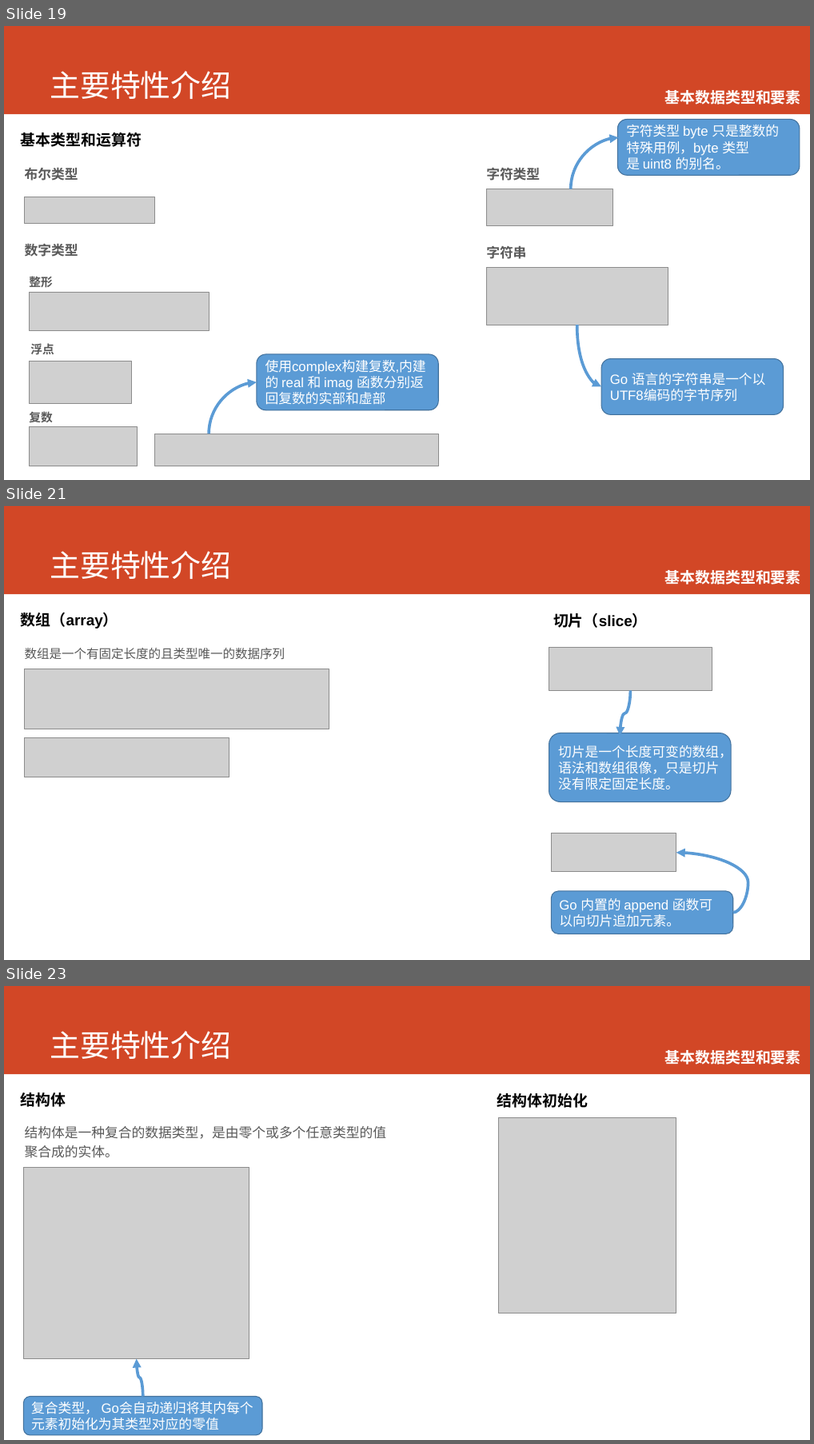
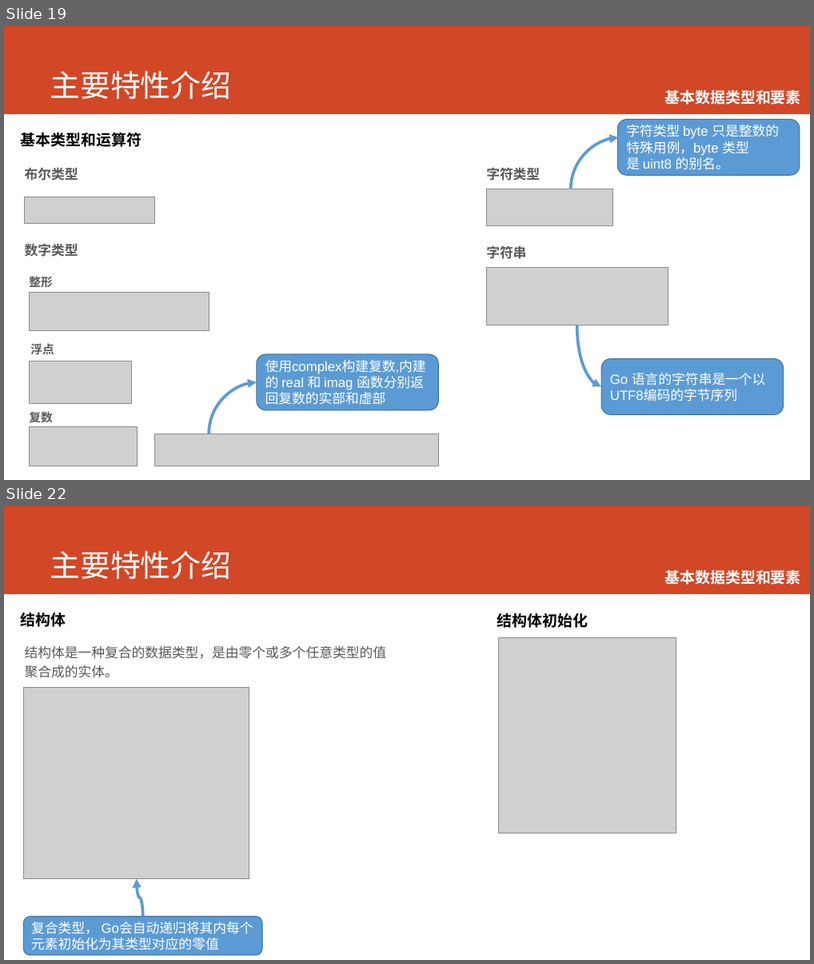
Before and after one commit to printfcoder/printfcoder, a slide deck: course/for-emc/course-for-emc.pptx. Shown one above the other, each under a label of ours: slides 19, 21 and 23 before the commit, slides 19 and 22 after it; the slides between them are not shown. The pictures are 814x1444 and 814x964 pixels, drawn with LibreOffice and Linux fonts; fonts in the diff are those of the drawing; grey boxes stand for pictures; background and template pictures are left out. Boxes give left, top, right and bottom in pixels: in the first picture for what was removed or moved away, otherwise in the second. Text is boxed around its words. In the diff, an @@ line names an element or a change of style, - is before the commit and + after.

```diff
--- a/course/for-emc/course-for-emc.pptx
+++ b/course/for-emc/course-for-emc.pptx
@@ slide 21 removed at bbox=[4, 506, 810, 960], background #FFFFFF; not listed: 1 template element that a slide beside it also shows @@
@@ title removed at bbox=[50, 551, 232, 579] @@
-主要特性介绍
@@ text removed at bbox=[666, 570, 802, 584] @@
-  基本数据类型和要素
@@ text removed at bbox=[21, 612, 118, 628] @@
-数组（array）
@@ text removed at bbox=[554, 613, 648, 628] @@
-切片（slice）
@@ text removed at bbox=[25, 648, 285, 660] @@
-数组是一个有固定长度的且类型唯一的数据序列
@@ picture removed at bbox=[550, 648, 712, 691] @@
@@ picture removed at bbox=[25, 668, 330, 728] @@
@@ curved arrow removed from (630, 691) to (621, 736) @@
@@ picture removed at bbox=[25, 738, 230, 777] @@
@@ rounded rectangle removed at bbox=[550, 733, 732, 802] @@
-切片是一个长度可变的数组，语法和数组很像，只是切片没有限定固定长度。
@@ picture removed at bbox=[551, 832, 677, 872] @@
@@ curved arrow removed from (734, 912) to (677, 852) @@
@@ rounded rectangle removed at bbox=[551, 891, 734, 934] @@
-Go 内置的 append 函数可以向切片追加元素。
@@ what was slide 23 is now slide 22 @@
```
Also in this commit, not shown: 6 slides changed, 6 slides added, 2 other slides removed, 6 other files.
